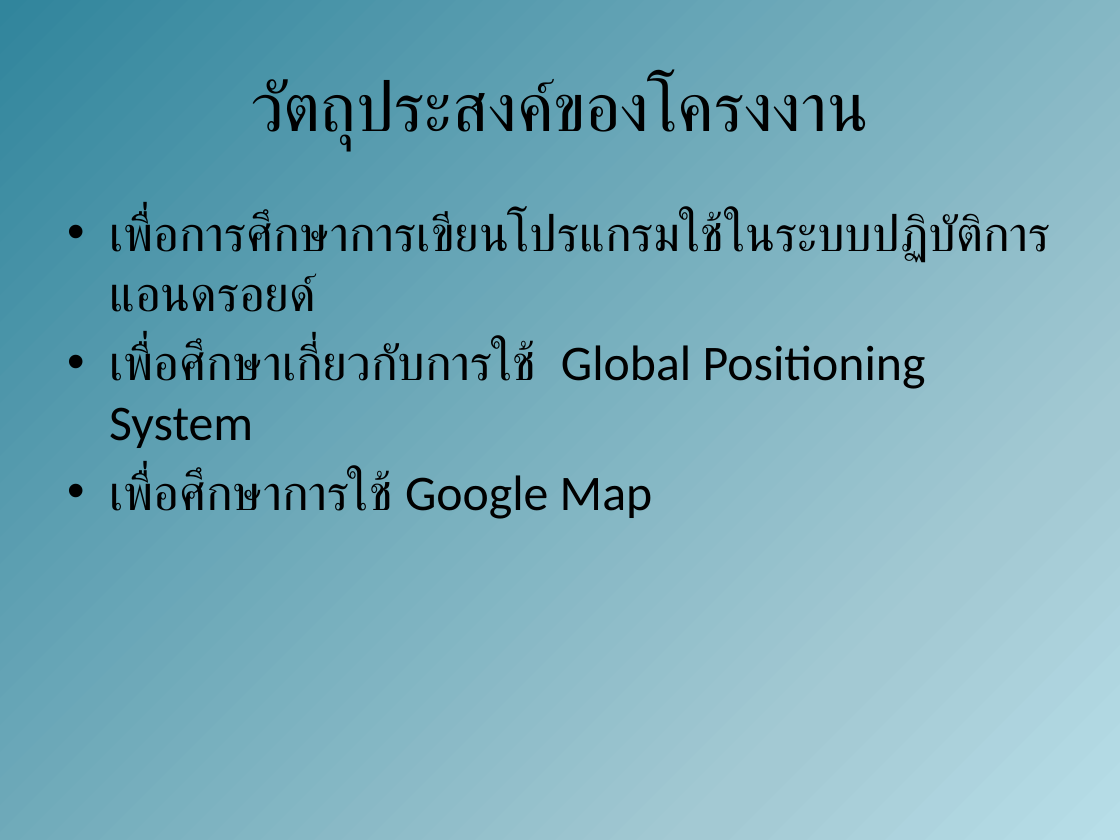
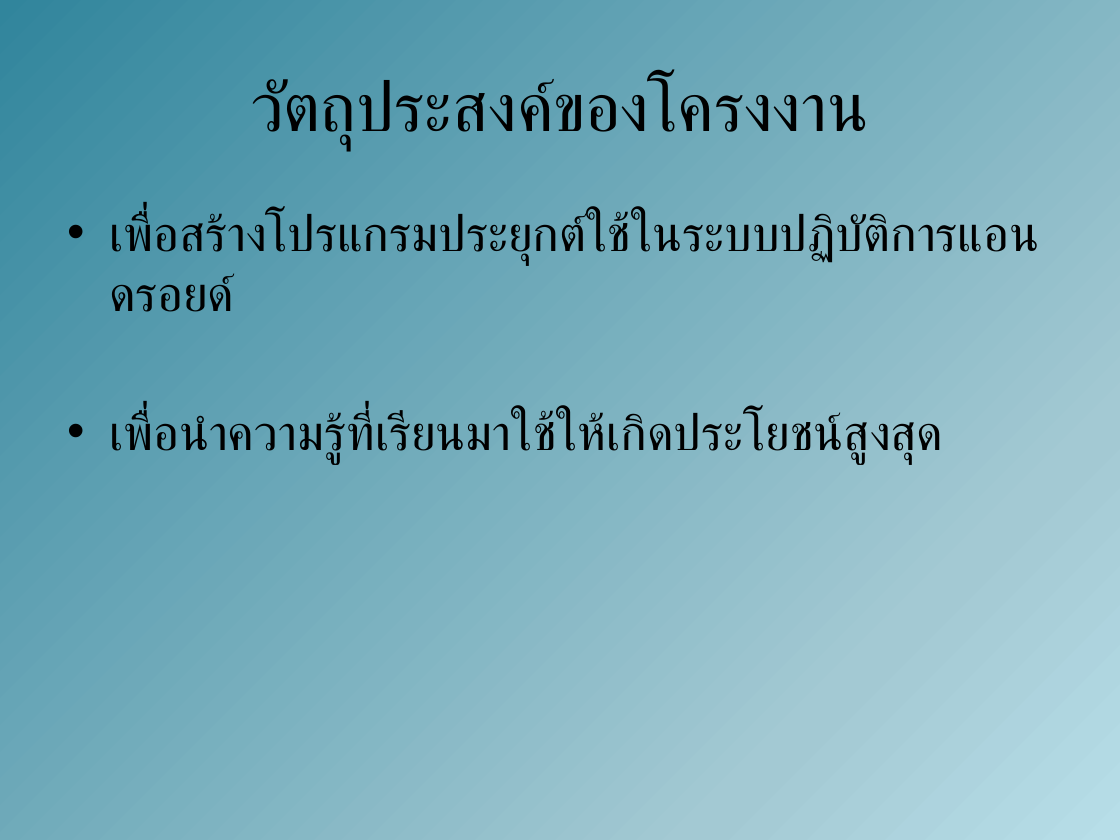
Before and after one commit to amfeelgood/Senior_Project, a slide deck: slide 6 of Doc/ProjectPresentation1.pptx. Drawn at 1120x840 pixels with LibreOffice and Linux fonts; fonts in the diff are those of the drawing. Boxes give left, top, right and bottom in pixels: in the first picture for what was removed or moved away, otherwise in the second. Text is boxed around its words. In the diff, an @@ line names an element or a change of style, - is before the commit and + after.

```diff
--- a/Doc/ProjectPresentation1.pptx
+++ b/Doc/ProjectPresentation1.pptx
@@ text at [109,213,1039,464]: text changed @@
-• เพื่อการศึกษาการเขียนโปรแกรมใช้ในระบบปฏิบัติการแอนดรอยด์
-• เพื่อศึกษาเกี่ยวกับการใช้ Global Positioning System
-• เพื่อศึกษาการใช้ Google Map
+• เพื่อสร้างโปรแกรมประยุกต์ใช้ในระบบปฏิบัติการแอนดรอยด์
+• เพื่อนำความรู้ที่เรียนมาใช้ให้เกิดประโยชน์สูงสุด
```
Also in this commit, not shown: 2 other slides changed.
